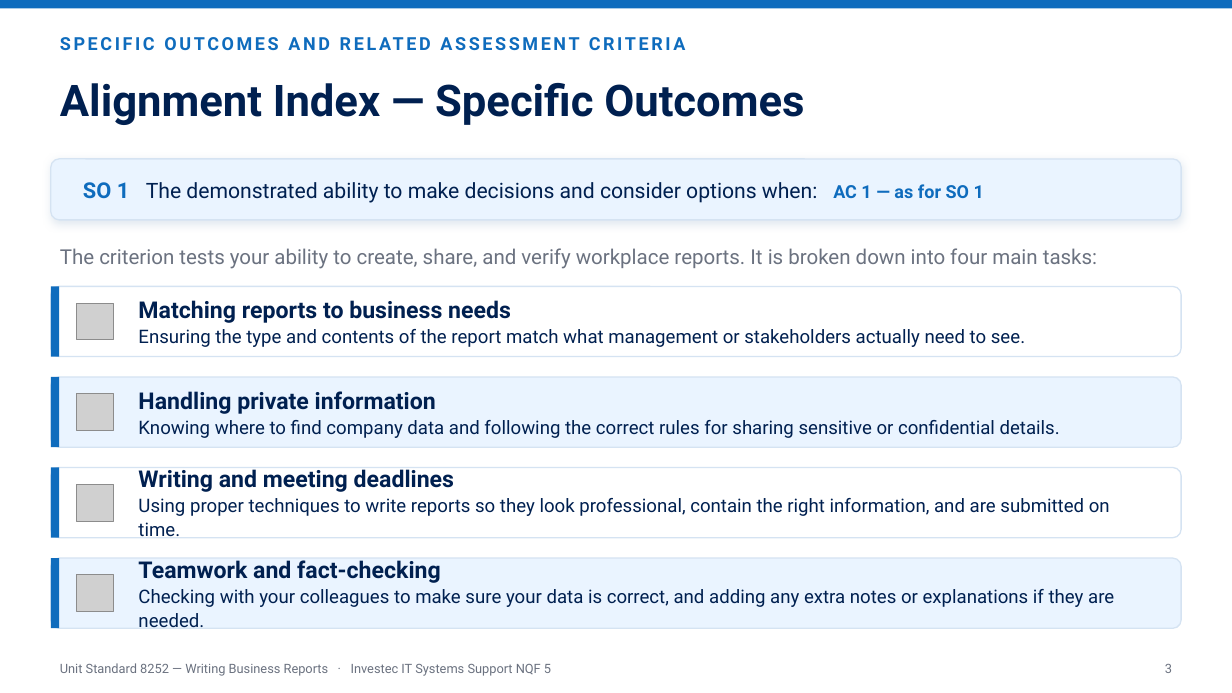
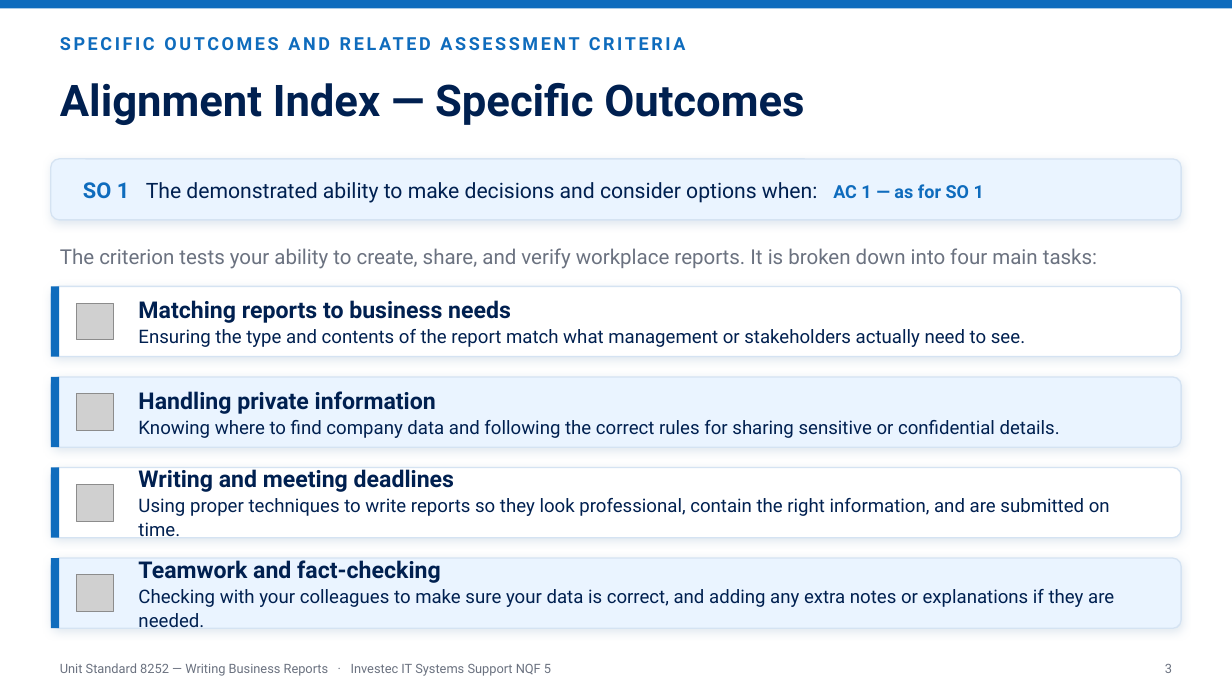
Before and after one commit to andrekyle/ITsystemsupport, a slide deck: slide 3 of public/downloads/LearnerManual.pptx. Drawn at 1232x693 pixels with LibreOffice and Linux fonts; fonts in the diff are those of the drawing; grey boxes stand for pictures. Boxes give left, top, right and bottom in pixels: in the first picture for what was removed or moved away, otherwise in the second. Text is boxed around its words. In the diff, an @@ line names an element or a change of style, - is before the commit and + after.

```diff
--- a/public/downloads/LearnerManual.pptx
+++ b/public/downloads/LearnerManual.pptx
@@ rounded rectangle at [51,287,1181,357]: shadow changed @@
@@ shadow on in 3 elements at [51,377,1181,447], [51,468,1181,538], [51,558,1181,628] @@
```
Also in this commit, not shown: 19 other slides changed, 24 other files.
